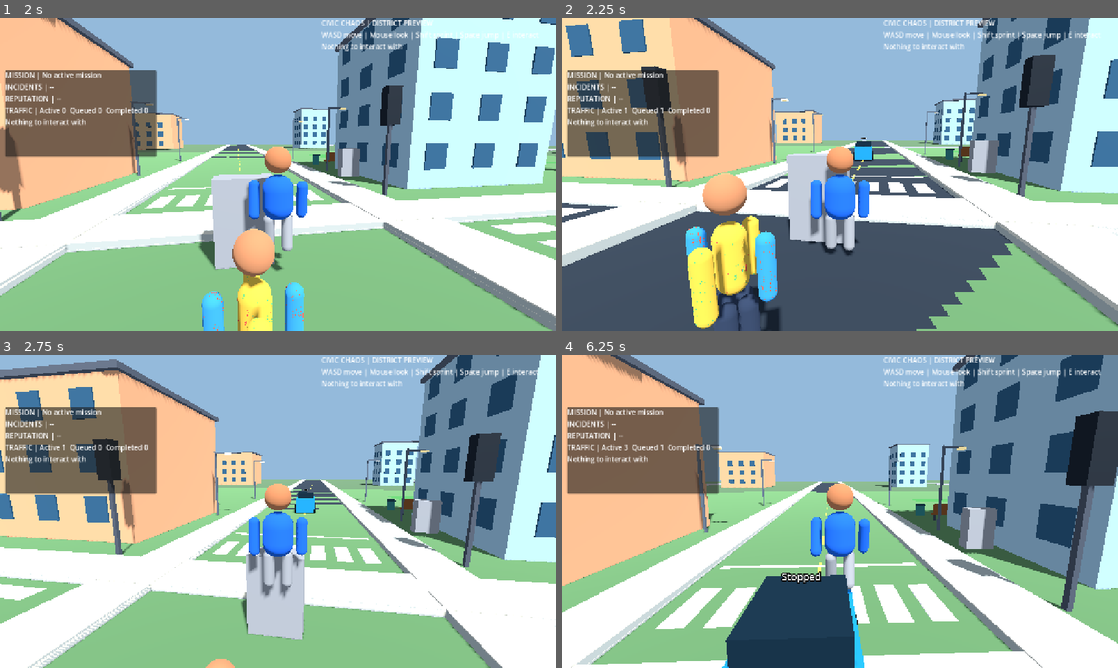
Above: before the commit, frames 1-4 (two rows, left to right).
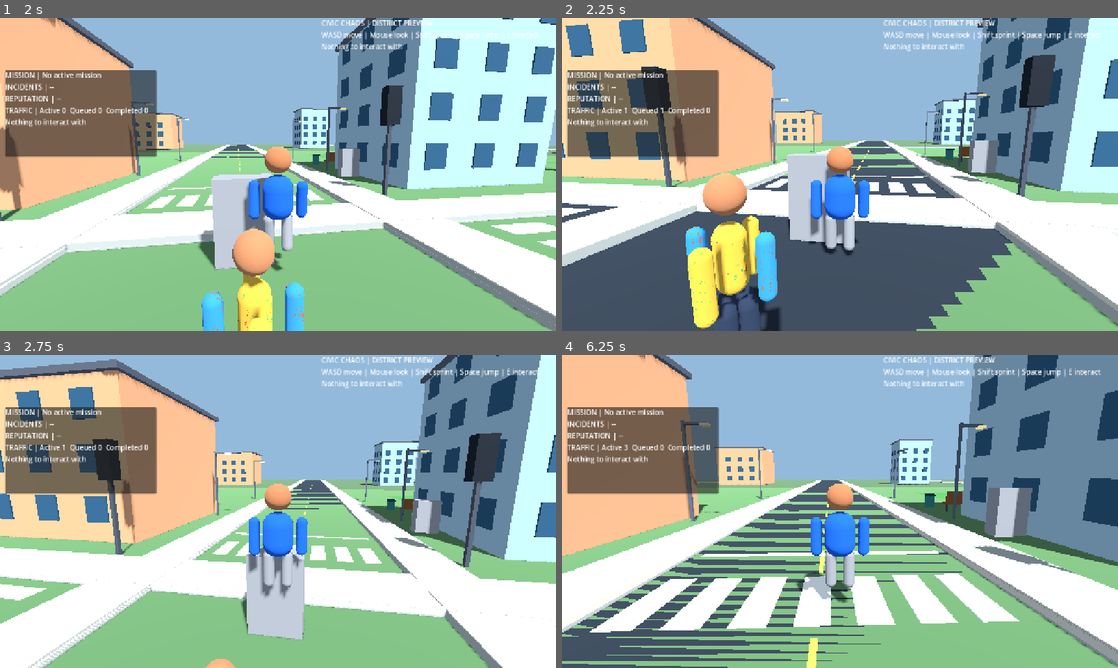
Above: after the commit, the same moments.

Repository: gauravprajapat-23/civic-chaos
Game: Godot game, scene res://scenes/core/menu.tscn
Two runs of this game, one before a commit and one after it. Both use one fixed random seed, a clock stepped at 60 frames per second and the inputs below.
Inputs (mouse positions are in pixels of both pictures, inside the frame that each line leads up to):
- Up to frame 1 (2 s): click "Start Game" at 0.5 s; tap Enter at 1.25 s; move the mouse to (305, 174) at 1.27 s; hold W (move_forward) from 1.28 s (still down); hold E (interact) from 1.28 s (still down); tap Space (jump) at 1.52 s
- Up to frame 2 (2.25 s): keep holding W (move_forward); move the mouse to (812, 174) at 2.02 s; release E (interact) at 2.03 s; tap Shift (sprint) at 2.1 s
- Up to frame 3 (2.75 s): keep holding W (move_forward); tap Space (jump) at 2.27 s
- Up to frame 4 (6.25 s): keep holding W (move_forward); move the mouse to (851, 505) at 2.77 s; hold E (interact) 2.78-3.53 s; move the mouse to (834, 517) at 3.52 s; tap Shift (sprint) at 3.6, 5.1 s; tap Space (jump) at 3.77, 4.52, 5.27 s; move the mouse to (878, 514) at 4.27 s; hold E (interact) 4.28-5.03 s; move the mouse to (795, 508) at 5.02 s; move the mouse to (845, 511) at 5.77 s; hold E (interact) from 5.78 s (still down)

Frame 1 is identical in both runs. In frame 2, 0.2% of the frame differs, in the area x 52-56%, y 38-46%; in frame 3, 0.2%; in frame 4, 50%, in the area x 0-100%, y 0-100%.

Commit message:
feat(world): activate expanded traffic graph in playable neighborhood

Diff:
--- a/scripts/world/junction_scene.gd
+++ b/scripts/world/junction_scene.gd
@@ -17,7 +17,8 @@
 var traffic_spawner: CivicTrafficSpawner
 
 func _ready() -> void:
-    road_graph = Builder.make_test_graph()
+    var expanded_city: bool = get_parent() != null and get_parent().get_node_or_null("Neighborhood") != null
+    road_graph = Builder.make_city_graph() if expanded_city else Builder.make_test_graph()
     # The playable district already owns the road surface. Avoid overlapping meshes.
     if get_parent() == null or get_parent().get_node_or_null("Neighborhood") == null:
         Builder.make_road_visuals(self)
@@ -27,7 +28,7 @@
         return
     traffic_spawner = Spawner.new()
     add_child(traffic_spawner)
-    if not traffic_spawner.configure(road_graph, 12345):
+    if not traffic_spawner.configure(road_graph, 12345, expanded_city):
         push_error("Could not initialize traffic spawner")
         return
     traffic_signals = SignalController.new()
